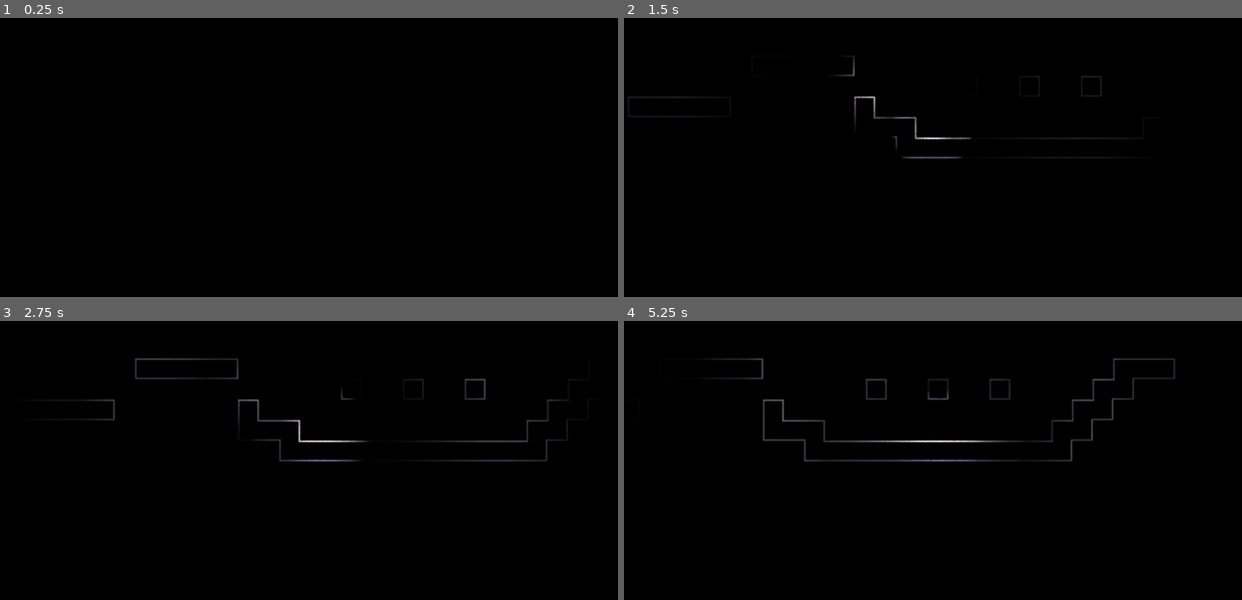
Above: before the commit, frames 1-4 (two rows, left to right).
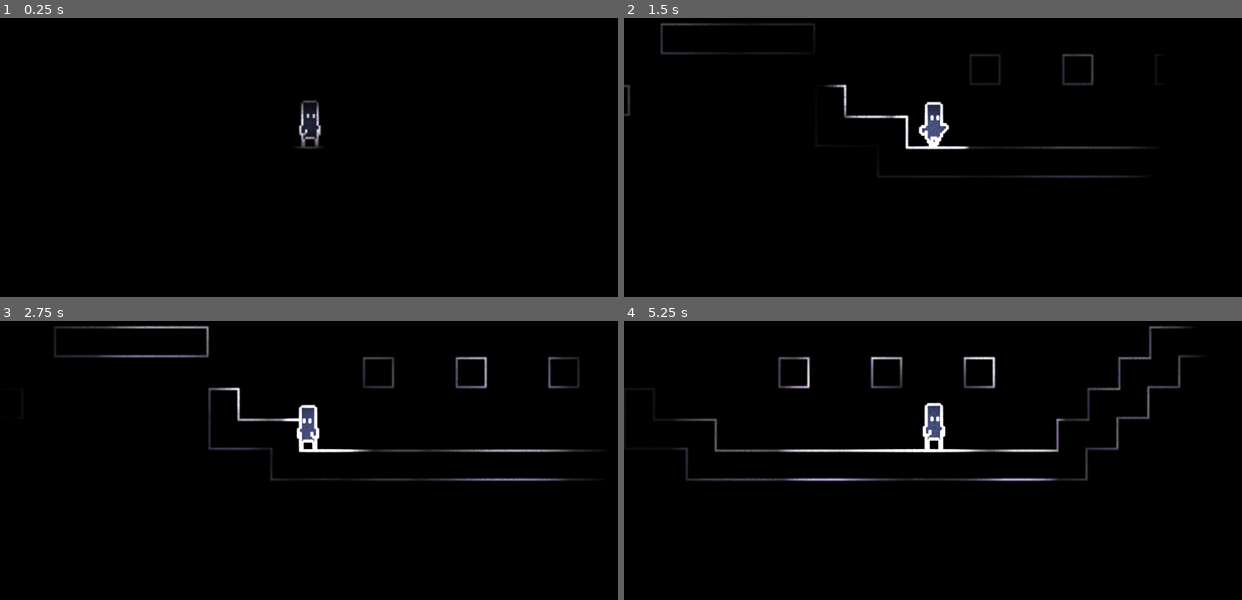
Above: after the commit, the same moments.

Repository: manabreak/ld59
Game: Godot game, scene res://root.tscn
Same seed, same stepped clock (60 frames per second), same inputs: the game is played once before the commit and once after it.
Inputs:
- Up to frame 1 (0.25 s): no input
- Up to frame 2 (1.5 s): hold Right (move_right) from 0.53 s (still down); tap Space (jump) at 0.77 s
- Up to frame 3 (2.75 s): tap Space (jump) at 1.52 s; release Right (move_right) at 2.03 s; hold A (move_left) from 2.03 s (still down)
- Up to frame 4 (5.25 s): release A (move_left) at 2.78 s; hold Right (move_right) 2.78-4.28 s; tap Space (jump) at 3.02, 3.77, 4.52 s; hold A (move_left) 4.28-5.03 s; hold Right (move_right) from 5.03 s (still down)

The runs differ from the first frame. In frame 1, 0.5% of the frame differs, in the area x 48-52%, y 29-47%; in frame 2, 2.5%; in frame 3, 4.1%; in frame 4, 4.9%, in the area x 7-94%, y 1-58%.

Commit message:
Static light for player, quick dirty walk anim added

Diff:
--- a/light_manager.gd
+++ b/light_manager.gd
@@ -1,8 +1,13 @@
 class_name LightManager
 extends Node2D
 
+@export var player_light: Node2D
 var pulses: Array[LightPulse] = []
 
 func add_pulse(pulse: LightPulse) -> void:
 	add_child(pulse)
 	print("Light pulses now: %d" % get_child_count())
+
+
+func player_position_changed(position: Vector2) -> void:
+	player_light.global_position = position
--- a/light_shader.gdshader
+++ b/light_shader.gdshader
@@ -3,6 +3,7 @@
 uniform sampler2D base_tex : source_color;
 uniform sampler2D lights_tex : source_color;
 uniform float light_intensity = 1.0;
+uniform float base_min_light = 0.2;
 
 void fragment() {
     vec4 base = texture(base_tex, UV);
@@ -12,7 +13,7 @@
     vec3 light_contrib = lights.rgb * light_intensity;
 
     // Additive blend
-    vec3 final_rgb = base.rgb * light_contrib;
+    vec3 final_rgb =base.rgb * max(vec3(base_min_light), light_contrib);
 
     COLOR = vec4(final_rgb, base.a);
 }
--- a/player.gd
+++ b/player.gd
@@ -14,6 +14,11 @@
 var step_timer = 0.0
 var walking = false
 var floored = false
+
+
+func _ready() -> void:
+	$Sprite2D.play("idle")
+
 
 func _physics_process(delta: float) -> void:
 
@@ -45,8 +50,10 @@
 		velocity.x = direction * SPEED_MAX
 		if velocity.x > 0.0:
 			facing_right = true
+			$Sprite2D.flip_h = false
 		else:
 			facing_right = false
+			$Sprite2D.flip_h = true
 		if !walking:
 			step_timer = 0.0
 		walking = true
@@ -62,6 +69,12 @@
 			create_step_pulse()
 
 	move_and_slide()
+
+	if is_on_floor():
+		if abs(velocity.x) > 1.0:
+			$Sprite2D.play("walk")
+		else:
+			$Sprite2D.play("idle")
 
 
 func create_land_pulse() -> void:
@@ -85,7 +98,7 @@
 	var pulse = light_pulse_scene.instantiate() as LightPulse
 	pulse.global_position = self.global_position + Vector2(0.0, 11.0)
 	pulse.burst_light_energy = 0.5
-	pulse.burst_range = 2.0
+	pulse.burst_range = 1.0
 	pulse.burst_time = 2.0
 	pulse.burst_decay_time = 2.0
 
--- a/root.tscn
+++ b/root.tscn
@@ -3,6 +3,7 @@
 [ext_resource type="PackedScene" uid="uid://hec6hndve8un" path="res://world_root.tscn" id="1_pq8q7"]
 [ext_resource type="Script" uid="uid://bau18xql1418s" path="res://light_manager.gd" id="2_28aoi"]
 [ext_resource type="Shader" uid="uid://cs8riyhgrwi5y" path="res://light_shader.gdshader" id="3_vvh5c"]
+[ext_resource type="Texture2D" uid="uid://f2ltmoswnc4y" path="res://graphics/reveal.png" id="5_jnlp7"]
 
 [sub_resource type="ViewportTexture" id="ViewportTexture_vvh5c"]
 viewport_path = NodePath("SubViewport")
@@ -15,13 +16,14 @@
 shader = ExtResource("3_vvh5c")
 shader_parameter/base_tex = SubResource("ViewportTexture_vvh5c")
 shader_parameter/lights_tex = SubResource("ViewportTexture_28aoi")
-shader_parameter/light_intensity = 2.0
+shader_parameter/light_intensity = 5.0
+shader_parameter/base_min_light = 0.0
 
 [node name="Root" type="Node2D" unique_id=1613437739]
 
 [node name="SubViewport" type="SubViewport" parent="." unique_id=1732594080]
 canvas_item_default_texture_filter = 0
-size = Vector2i(480, 270)
+size = Vector2i(320, 180)
 
 [node name="WorldRoot" parent="SubViewport" unique_id=165118444 node_paths=PackedStringArray("light_camera", "light_manager") instance=ExtResource("1_pq8q7")]
 light_camera = NodePath("../../LightsViewport/LightsRoot/LightsCamera")
@@ -35,8 +37,14 @@
 
 [node name="LightsCamera" type="Camera2D" parent="LightsViewport/LightsRoot" unique_id=283234010]
 
-[node name="LightManager" type="Node2D" parent="LightsViewport/LightsRoot" unique_id=863761343]
+[node name="LightManager" type="Node2D" parent="LightsViewport/LightsRoot" unique_id=863761343 node_paths=PackedStringArray("player_light")]
 script = ExtResource("2_28aoi")
+player_light = NodePath("../PlayerLight")
+
+[node name="PlayerLight" type="Sprite2D" parent="LightsViewport/LightsRoot" unique_id=2128636251]
+modulate = Color(1, 1, 1, 0.47058824)
+scale = Vector2(1.5, 1.5)
+texture = ExtResource("5_jnlp7")
 
 [node name="CanvasLayer" type="CanvasLayer" parent="." unique_id=1627005654]
 
--- a/world_root.gd
+++ b/world_root.gd
@@ -5,14 +5,10 @@
 @export var light_camera: Camera2D
 @export var light_manager: LightManager
 
-# Called when the node enters the scene tree for the first time.
-func _ready() -> void:
-	pass # Replace with function body.
 
-
-# Called every frame. 'delta' is the elapsed time since the previous frame.
 func _process(delta: float) -> void:
 	light_camera.global_position = main_camera.global_position
+	light_manager.player_position_changed($Player.global_position)
 
 
 func add_pulse(pulse: LightPulse) -> void:
--- a/world_root.tscn
+++ b/world_root.tscn
@@ -4,6 +4,7 @@
 [ext_resource type="Texture2D" uid="uid://blgdc6ihpxbph" path="res://graphics/tileset.png" id="1_bpw3s"]
 [ext_resource type="Script" uid="uid://bjpqble50grbp" path="res://player.gd" id="3_5crvj"]
 [ext_resource type="PackedScene" uid="uid://c2cpauy56t8o5" path="res://light_pulse.tscn" id="4_jkqfw"]
+[ext_resource type="Texture2D" uid="uid://daagvjxcsax4e" path="res://graphics/sprites.png" id="5_bpw3s"]
 
 [sub_resource type="TileSetAtlasSource" id="TileSetAtlasSource_pyidc"]
 texture = ExtResource("1_bpw3s")
@@ -61,8 +62,77 @@
 sources/0 = SubResource("TileSetAtlasSource_pyidc")
 
 [sub_resource type="CapsuleShape2D" id="CapsuleShape2D_pq8q7"]
-radius = 7.0
+radius = 4.0
 height = 22.0
+
+[sub_resource type="AtlasTexture" id="AtlasTexture_bpw3s"]
+atlas = ExtResource("5_bpw3s")
+region = Rect2(48, 32, 16, 32)
+
+[sub_resource type="AtlasTexture" id="AtlasTexture_8dww3"]
+atlas = ExtResource("5_bpw3s")
+region = Rect2(64, 32, 16, 32)
+
+[sub_resource type="AtlasTexture" id="AtlasTexture_5crvj"]
+atlas = ExtResource("5_bpw3s")
+region = Rect2(80, 32, 16, 32)
+
+[sub_resource type="AtlasTexture" id="AtlasTexture_jkqfw"]
+atlas = ExtResource("5_bpw3s")
+region = Rect2(96, 32, 16, 32)
+
+[sub_resource type="AtlasTexture" id="AtlasTexture_35ggv"]
+atlas = ExtResource("5_bpw3s")
+region = Rect2(48, 64, 16, 32)
+
+[sub_resource type="AtlasTexture" id="AtlasTexture_ta1kb"]
+atlas = ExtResource("5_bpw3s")
+region = Rect2(64, 64, 16, 32)
+
+[sub_resource type="AtlasTexture" id="AtlasTexture_ntps4"]
+atlas = ExtResource("5_bpw3s")
+region = Rect2(80, 64, 16, 32)
+
+[sub_resource type="AtlasTexture" id="AtlasTexture_k6e3d"]
+atlas = ExtResource("5_bpw3s")
+region = Rect2(96, 64, 16, 32)
+
+[sub_resource type="SpriteFrames" id="SpriteFrames_35ggv"]
+animations = [{
+"frames": [{
+"duration": 2.0,
+"texture": SubResource("AtlasTexture_bpw3s")
+}, {
+"duration": 1.0,
+"texture": SubResource("AtlasTexture_8dww3")
+}, {
+"duration": 2.0,
+"texture": SubResource("AtlasTexture_5crvj")
+}, {
+"duration": 1.0,
+"texture": SubResource("AtlasTexture_jkqfw")
+}],
+"loop": true,
+"name": &"idle",
+"speed": 10.0
+}, {
+"frames": [{
+"duration": 1.0,
+"texture": SubResource("AtlasTexture_35ggv")
+}, {
+"duration": 1.0,
+"texture": SubResource("AtlasTexture_ta1kb")
+}, {
+"duration": 1.0,
+"texture": SubResource("AtlasTexture_ntps4")
+}, {
+"duration": 1.0,
+"texture": SubResource("AtlasTexture_k6e3d")
+}],
+"loop": true,
+"name": &"walk",
+"speed": 10.0
+}]
 
 [node name="WorldRoot" type="Node2D" unique_id=165118444 node_paths=PackedStringArray("main_camera")]
 script = ExtResource("1_8dww3")
@@ -79,6 +149,13 @@
 world_root = NodePath("..")
 
 [node name="CollisionShape2D" type="CollisionShape2D" parent="Player" unique_id=649105902]
+position = Vector2(0, 1)
 shape = SubResource("CapsuleShape2D_pq8q7")
 
 [node name="Camera2D" type="Camera2D" parent="Player" unique_id=865866002]
+
+[node name="Sprite2D" type="AnimatedSprite2D" parent="Player" unique_id=250619034]
+position = Vector2(0, -4)
+sprite_frames = SubResource("SpriteFrames_35ggv")
+animation = &"walk"
+frame_progress = 0.93667746
Binary file added: graphics/sprites.png
Not shown, added: graphics/sprites.png.import
